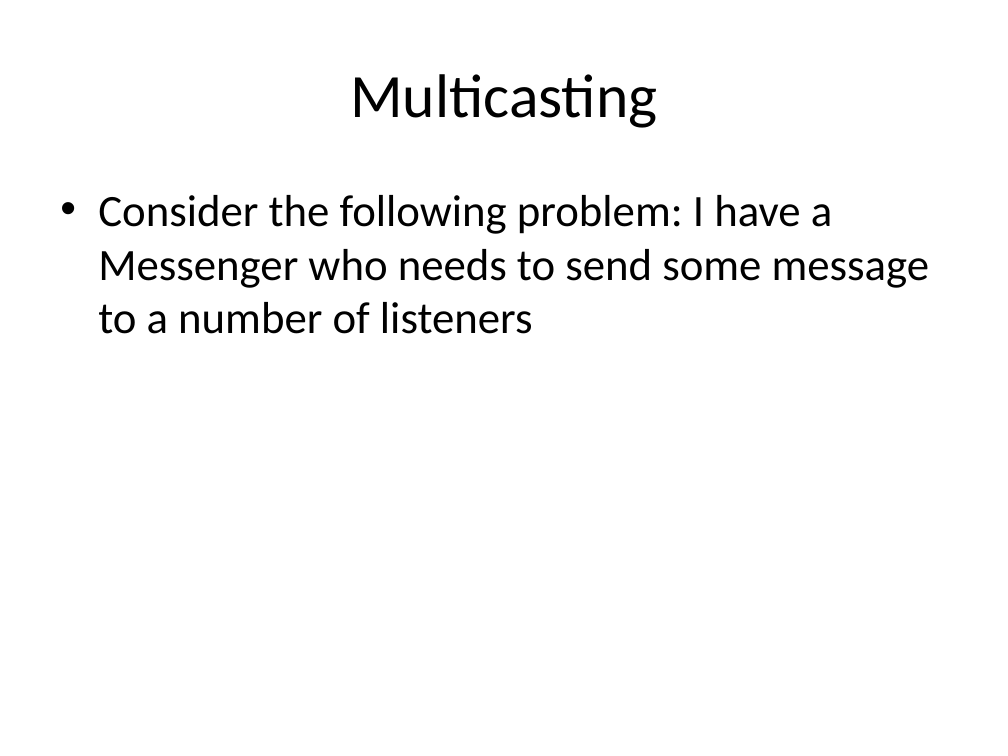
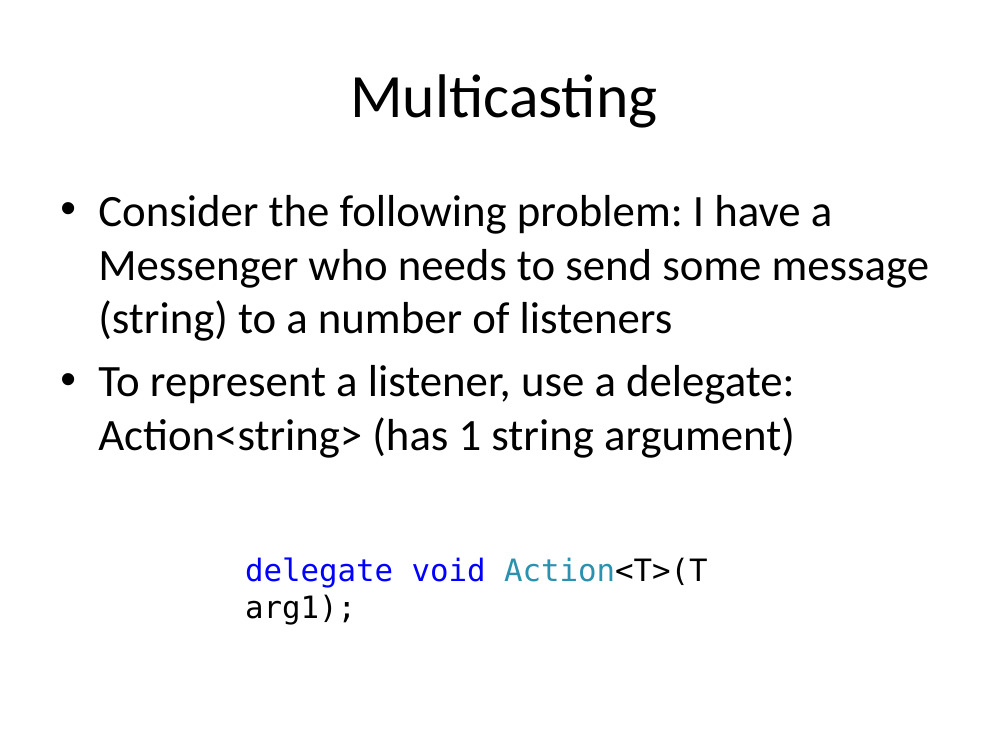
Before and after one commit to iap-csharp/iap-csharp.github.com, a slide deck: slide 24 of IAP-CSharp-Lecture-4.pptx. Drawn at 1008x756 pixels with LibreOffice and Linux fonts; fonts in the diff are those of the drawing. Boxes give left, top, right and bottom in pixels: in the first picture for what was removed or moved away, otherwise in the second. Text is boxed around its words. In the diff, an @@ line names an element or a change of style, - is before the commit and + after.

Commit message:
updates to lecture 4

```diff
--- a/IAP-CSharp-Lecture-4.pptx
+++ b/IAP-CSharp-Lecture-4.pptx
@@ text at (98,195,930,458): text changed @@
-• Consider the following problem: I have a Messenger who needs to send some message to a number of listeners
+• Consider the following problem: I have a Messenger who needs to send some message (string) to a number of listeners
+• To represent a listener, use a delegate: Action<string> (has 1 string argument)
@@ text added at (245,557,708,625), 22 pt, text #0000FF @@
+delegate void Action<T>(T arg1);
```
Also in this commit, not shown: 1 other file.
